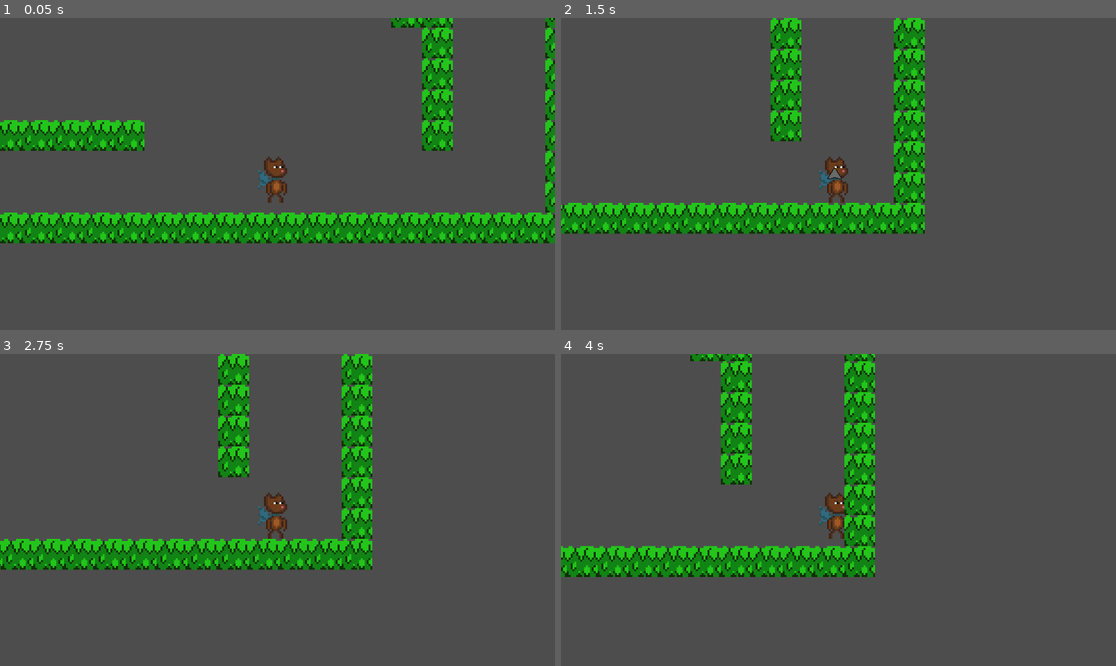
Above: before the commit, frames 1-4 (two rows, left to right).
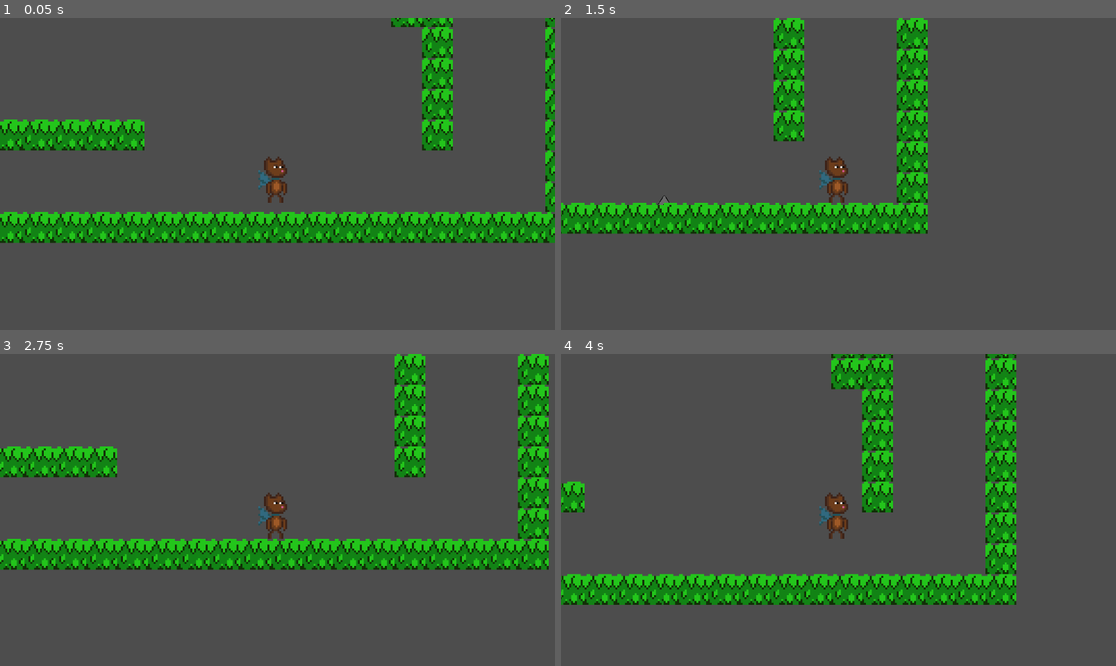
Above: after the commit, the same moments.

Repository: MichaelPherry/CapedSquirrel
Game: Godot game, scene res://scenes/testWorld.tscn
Same seed, same stepped clock (60 frames per second), same inputs: the game is played once before the commit and once after it.
Inputs (mouse positions are in pixels of both pictures, inside the frame that each line leads up to):
- Up to frame 1 (0.05 s): no input
- Up to frame 2 (1.5 s): tap Enter (ui_accept) at 0.5, 0.77 s; move the mouse to (960, 158) at 0.52 s; hold Right (ui_right) 0.53-1.25 s; tap Shift (shift_key) at 0.6 s; click (960, 158) at 0.67 s; drag from (727, 189) to (810, 236) at 1.27 s
- Up to frame 3 (2.75 s): move the mouse to (333, 441) at 2.02 s; hold Left (ui_left) from 2.03 s (still down); tap Shift (shift_key) at 2.1 s
- Up to frame 4 (4 s): release Left (ui_left) at 2.75 s; drag from (810, 572) to (672, 463) at 2.77 s; move the mouse to (1005, 556) at 3.52 s; hold Right (ui_right) from 3.53 s (still down); tap Shift (shift_key) at 3.6 s; tap Enter (ui_accept) at 3.77 s

The runs differ from the first frame. In frame 1, 2.0% of the frame differs, in the area x 0-100%, y 0-73%; in frame 2, 6.8%; in frame 3, 19%; in frame 4, 24%, in the area x 0-83%, y 0-81%.
Error before the commit: Invalid access to property or key 'is_hooked' on a base object of type 'Node (global.gd)'. (res://scripts/player)

Commit message:
Update global.gd
Okay working

Diff:
--- a/scripts/global.gd
+++ b/scripts/global.gd
@@ -1,4 +1,6 @@
 extends Node
 
 #store global variables here, can be accessed from all scripts/sceness
-#currently nothing
+
+var is_hooked = false
+var hook_pos = Vector2(0,0)
